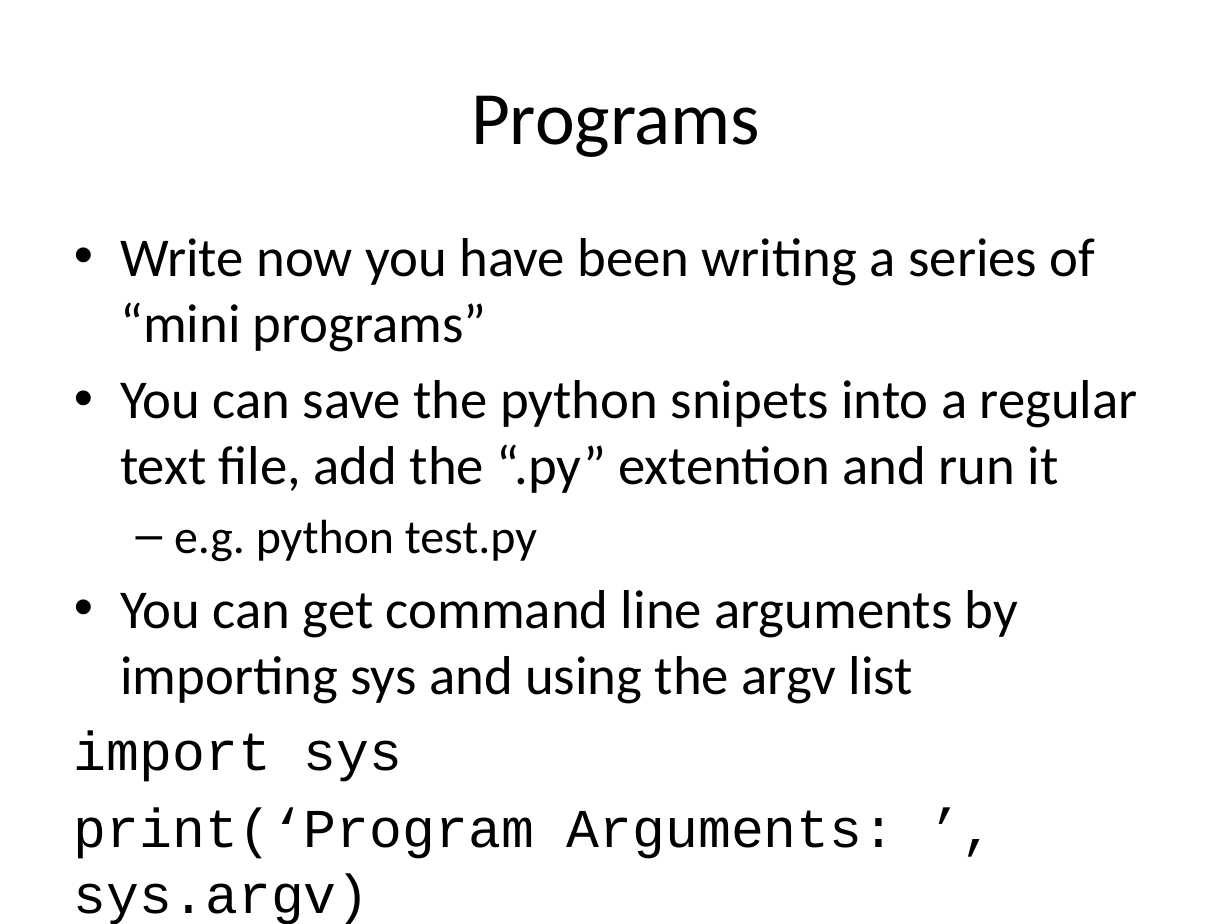
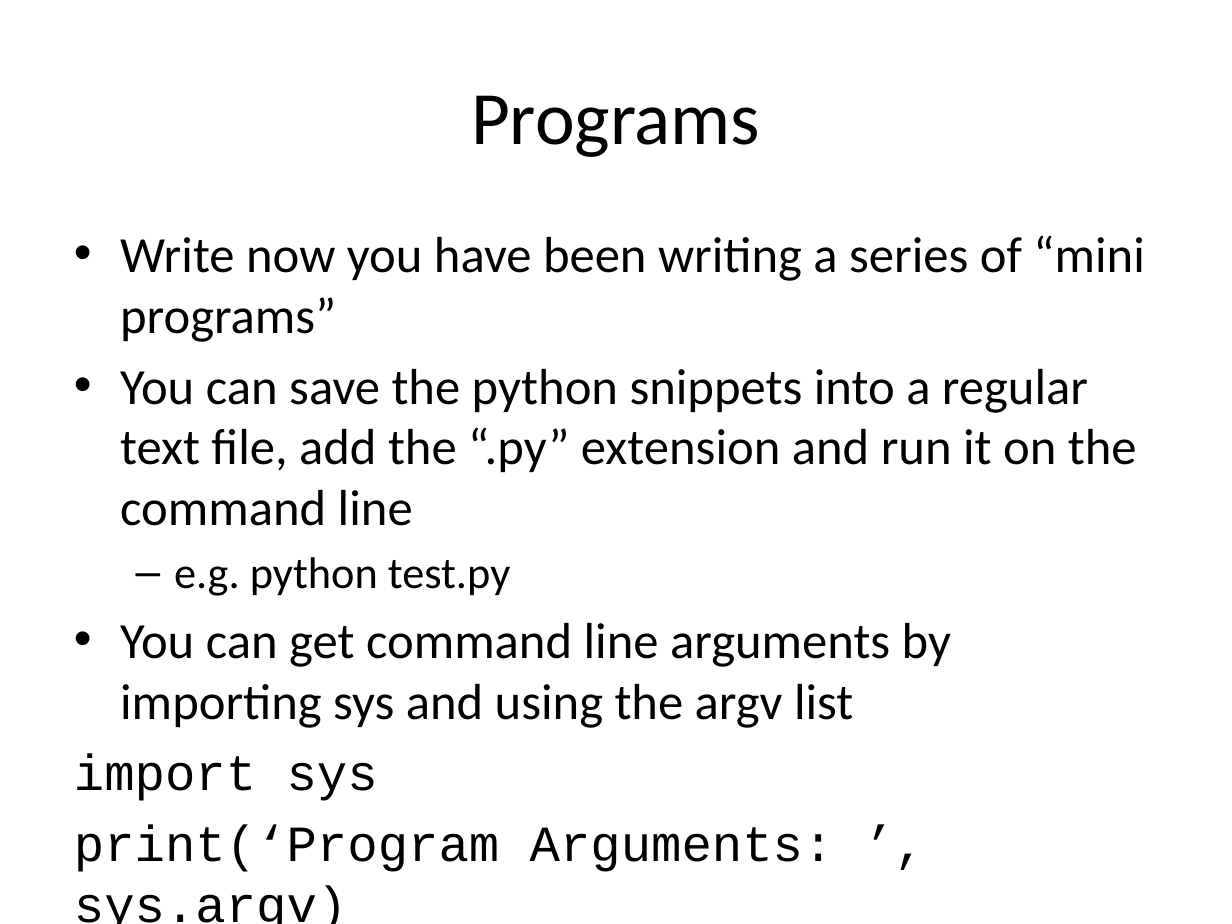
Before and after one commit to zengm71/Course-Overview, a slide deck: slide 2 of week_4/5 - Modern Computing in Simple Packages.pptx. Drawn at 1232x924 pixels with LibreOffice and Linux fonts; fonts in the diff are those of the drawing. Boxes give left, top, right and bottom in pixels: in the first picture for what was removed or moved away, otherwise in the second. Text is boxed around its words. In the diff, an @@ line names an element or a change of style, - is before the commit and + after.

```diff
--- a/week_4/5 - Modern Computing in Simple Packages.pptx
+++ b/week_4/5 - Modern Computing in Simple Packages.pptx
@@ text at box(74, 235, 1144, 872): size 32 to 29.6 pt in "Write now you have been writing a ...", "You can get command line arguments by ...", "import sys", "print(‘Program Arguments: ’, sys.argv)"; size 28 to 25.9 pt in "e.g. python test.py" @@
@@ text at box(120, 369, 1137, 526): text changed; size 32 to 29.6 pt @@
-• You can save the python snipets into a regular text file, add the “.py” extention and run it
+• You can save the python snippets into a regular text file, add the “.py” extension and run it on the command line
```
Also in this commit, not shown: 2 other slides changed, 2 slides added.
